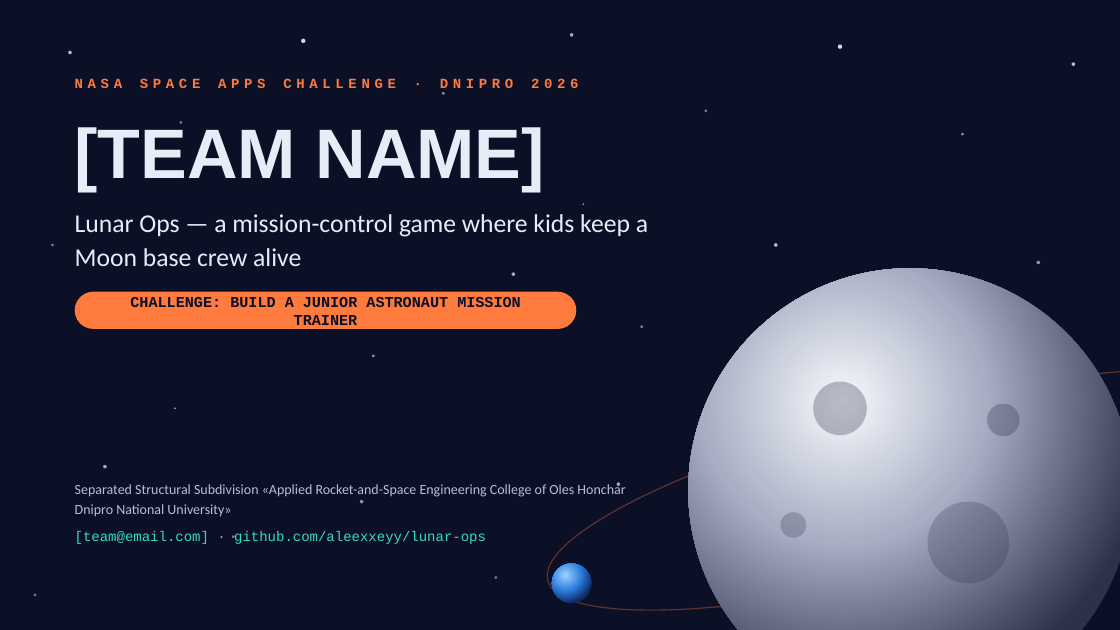
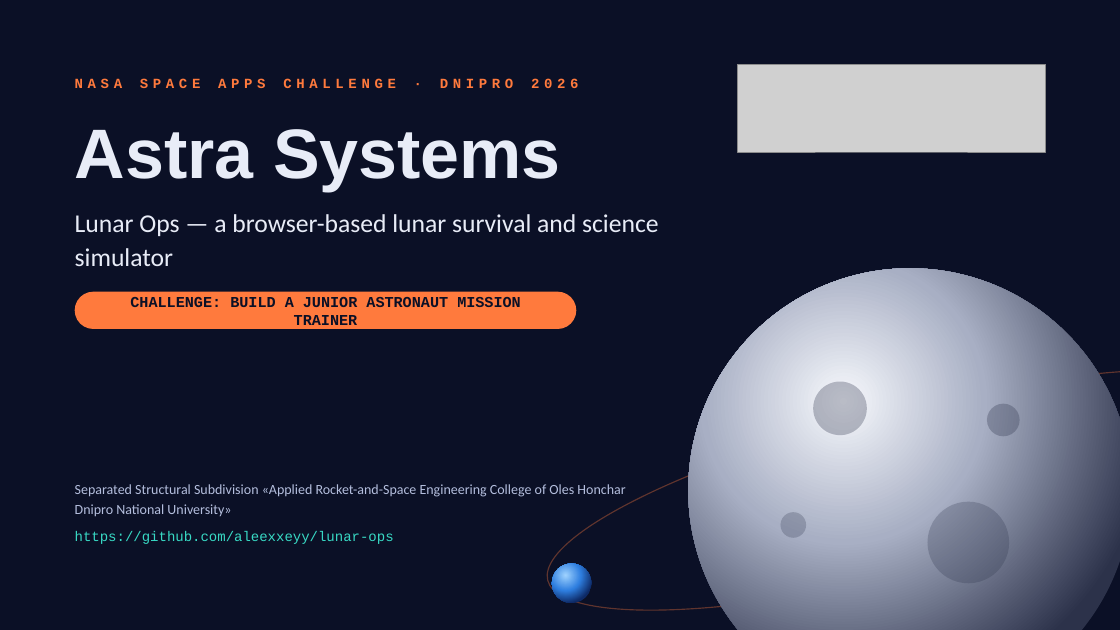
Before and after one commit to aleexxeyy/lunar-ops, a slide deck: slide 1 of Презентация/LunarOps_SpaceApps_Dnipro_2026.pptx. Drawn at 1120x630 pixels with LibreOffice and Linux fonts; fonts in the diff are those of the drawing; grey boxes stand for pictures; background and template pictures are left out. Boxes give left, top, right and bottom in pixels: in the first picture for what was removed or moved away, otherwise in the second. Text is boxed around its words. In the diff, an @@ line names an element or a change of style, - is before the commit and + after.

```diff
--- a/Презентация/LunarOps_SpaceApps_Dnipro_2026.pptx
+++ b/Презентация/LunarOps_SpaceApps_Dnipro_2026.pptx
@@ rectangle added at box(0, 0, 1120, 630), fill #0B1026 at 50% opacity @@
@@ ellipse removed at box(68, 50, 71, 54) @@
@@ ellipse removed at box(302, 39, 306, 43) @@
@@ ellipse removed at box(570, 34, 573, 37) @@
@@ ellipse removed at box(838, 45, 842, 49) @@
@@ picture added at box(738, 64, 1046, 152) @@
@@ ellipse removed at box(1072, 62, 1075, 66) @@
@@ ellipse removed at box(442, 92, 444, 95) @@
@@ ellipse removed at box(705, 109, 707, 112) @@
@@ text at box(75, 129, 561, 191): text changed @@
-[TEAM NAME]
+Astra Systems
@@ ellipse removed at box(180, 121, 182, 124) @@
@@ ellipse removed at box(961, 133, 964, 135) @@
@@ text at box(75, 214, 658, 266): text changed @@
-Lunar Ops — a mission-control game where kids keep a Moon base crew alive
+Lunar Ops — a browser-based lunar survival and science simulator
@@ ellipse removed at box(250, 220, 252, 223) @@
@@ ellipse removed at box(51, 244, 54, 246) @@
@@ ellipse removed at box(775, 244, 778, 247) @@
@@ ellipse removed at box(1037, 260, 1040, 264) @@
@@ ellipse removed at box(512, 272, 515, 276) @@
@@ ellipse removed at box(640, 325, 643, 328) @@
@@ ellipse removed at box(372, 355, 375, 357) @@
@@ ellipse removed at box(103, 465, 107, 468) @@
@@ ellipse removed at box(360, 500, 363, 503) @@
@@ ellipse removed at box(617, 482, 620, 486) @@
@@ text at box(75, 531, 394, 544): text changed @@
-[team@email.com] · github.com/aleexxeyy/lunar-ops
+https://github.com/aleexxeyy/lunar-ops
@@ ellipse removed at box(232, 535, 234, 538) @@
@@ ellipse removed at box(34, 594, 36, 597) @@
```
Also in this commit, not shown: 5 other slides changed, 1 slide added, 1 slide removed, 19 other files.
